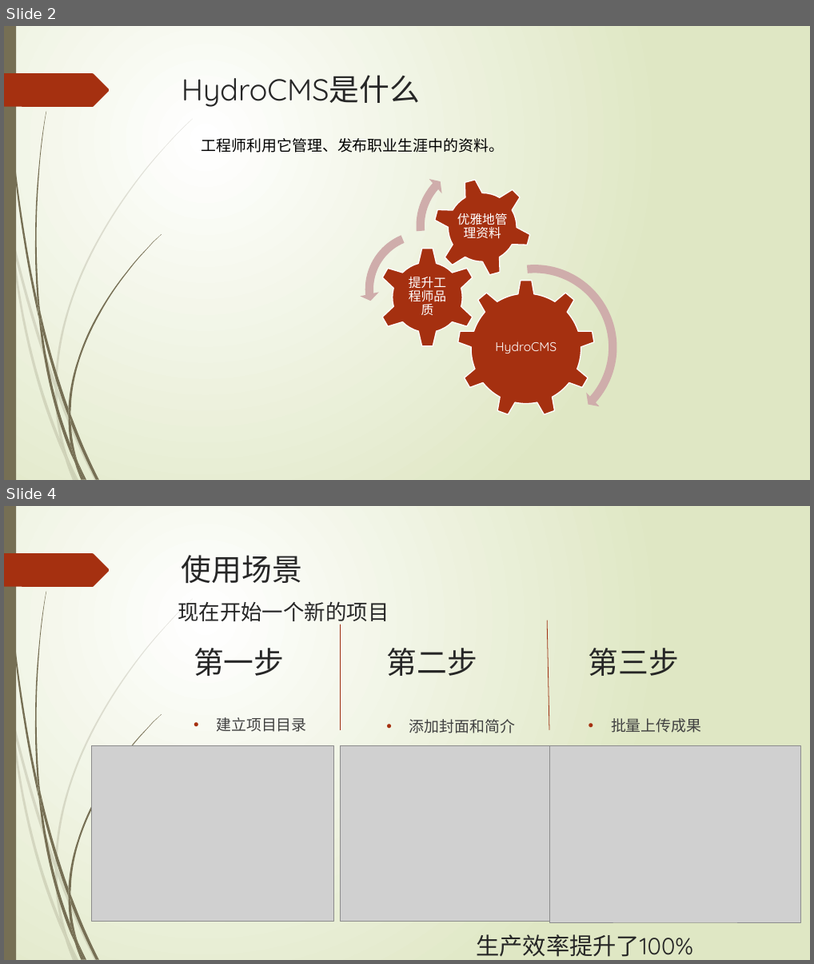
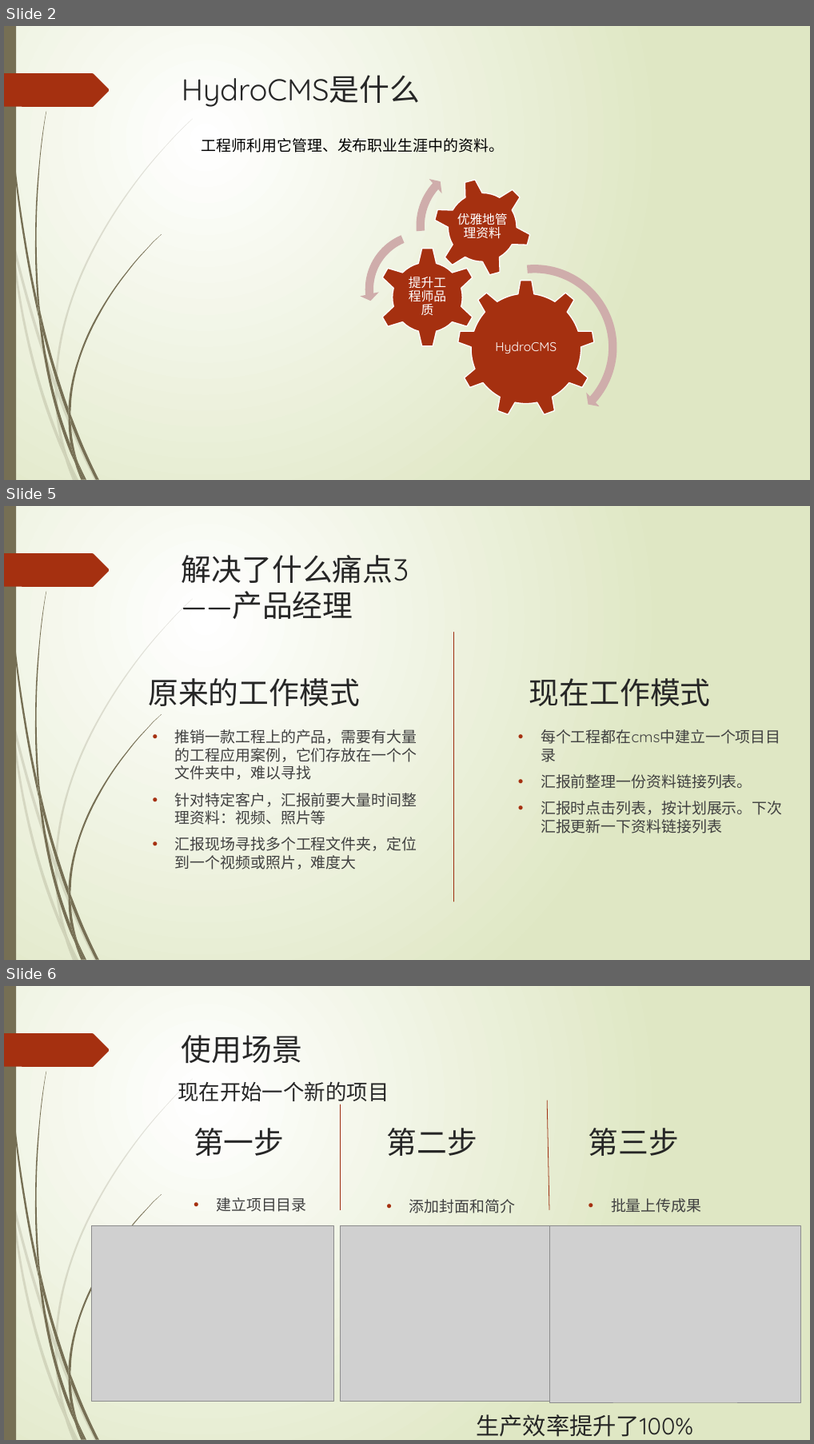
Before and after one commit to 3xxx/StandardMS, a slide deck: document/HydroCMS水利档案管理-展示.pptx. Shown one above the other, each under a label of ours: slides 2 and 4 before the commit, slides 2, 5 and 6 after it; the slides between them are not shown. The pictures are 814x964 and 814x1444 pixels, drawn with LibreOffice and Linux fonts; fonts in the diff are those of the drawing; grey boxes stand for pictures. Boxes give left, top, right and bottom in pixels: in the first picture for what was removed or moved away, otherwise in the second. Text is boxed around its words. In the diff, an @@ line names an element or a change of style, - is before the commit and + after.

```diff
--- a/document/HydroCMS水利档案管理-展示.pptx
+++ b/document/HydroCMS水利档案管理-展示.pptx
@@ slide 5 added at (4, 506, 810, 960), background gradient #FFFFFF to #DFE8C4; not listed: 24 template elements that a slide beside it also shows @@
@@ title added at (182, 555, 409, 619), 36 pt, text #262626 @@
+解决了什么痛点3
+——产品经理
@@ line added from (454, 632) to (454, 901), #9E2E0F 0.75 pt @@
@@ text added at (148, 678, 360, 706), 36 pt, text #262626 @@
+原来的工作模式
@@ text added at (530, 678, 711, 706), 36 pt, text #262626 @@
+现在工作模式
@@ text added at (175, 729, 417, 869), 18 pt, text #404040 @@
+• 推销一款工程上的产品，需要有大量的工程应用案例，它们存放在一个个文件夹中，难以寻找
+• 针对特定客户，汇报前要大量时间整理资料：视频、照片等
+• 汇报现场寻找多个工程文件夹，定位到一个视频或照片，难度大
@@ text added at (541, 729, 782, 833), 18 pt, text #404040 @@
+• 每个工程都在cms中建立一个项目目录
+• 汇报前整理一份资料链接列表。
+• 汇报时点击列表，按计划展示。下次汇报更新一下资料链接列表
@@ what was slide 4 is now slide 6 @@
```
Also in this commit, not shown: 7 slides changed, 2 other slides added, 20 other files.
